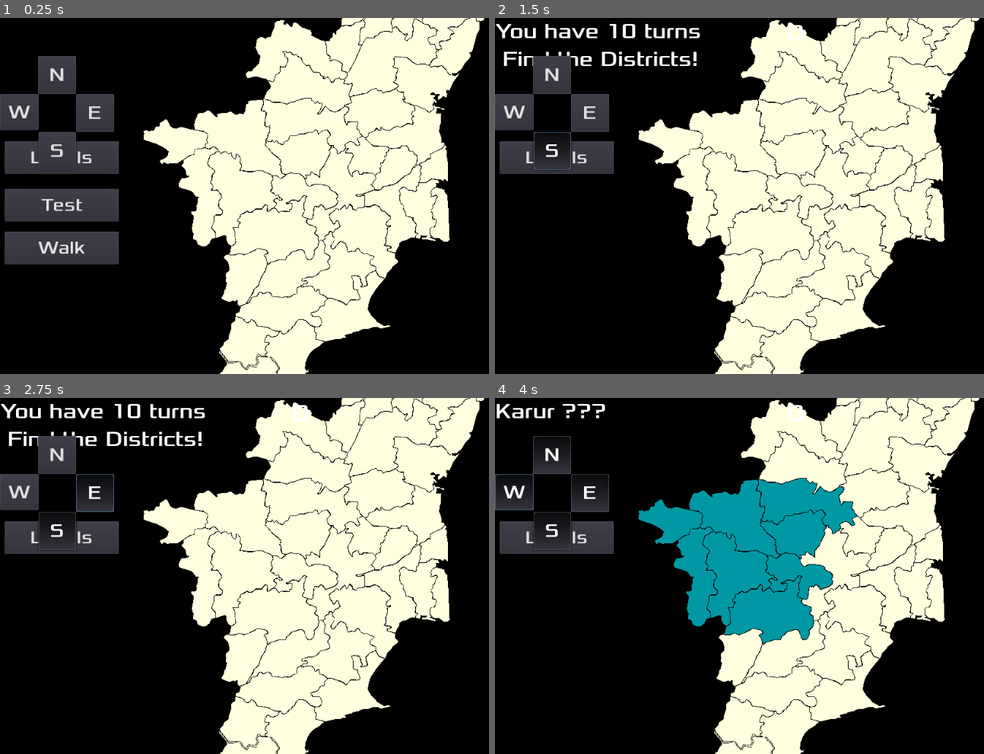
Above: before the commit, frames 1-4 (two rows, left to right).
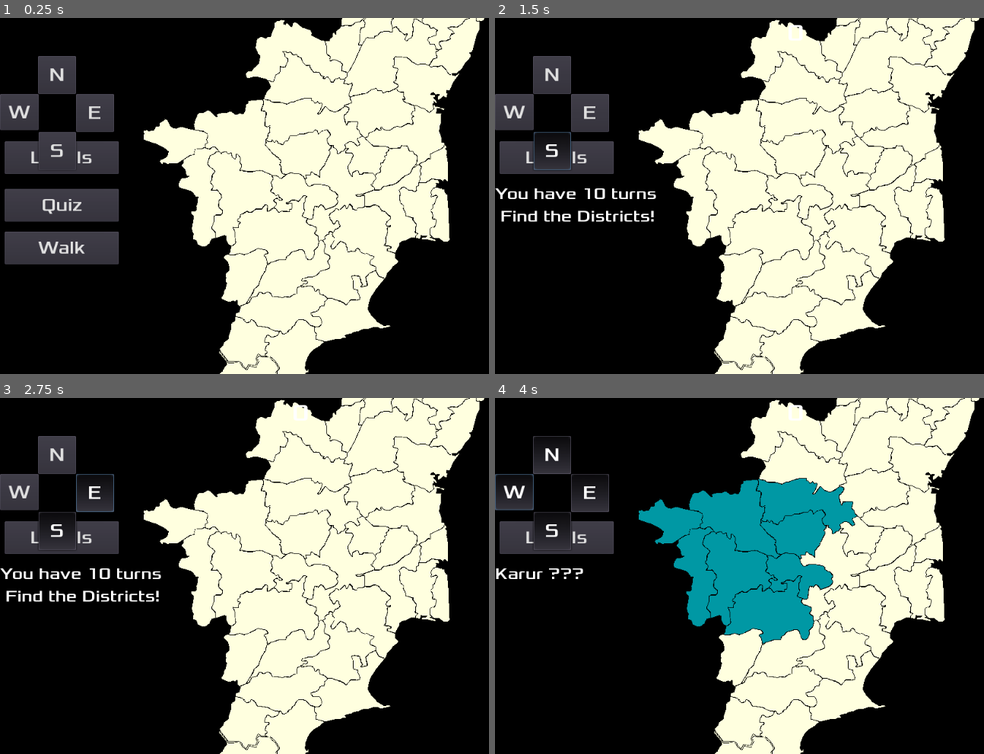
Above: after the commit, the same moments.

Repository: sharun-s/godot-tn
Game: Godot game, scene res://Node2D.tscn
The game is run twice, just before and just after one commit, with the same random seed, the same clock (stepped at 60 frames per second) and the same inputs.
Inputs:
- Up to frame 1 (0.25 s): no input
- Up to frame 2 (1.5 s): click "Test" (after the commit: "Quiz") at 0.5 s; click "Labels" at 1.25 s
- Up to frame 3 (2.75 s): click "E" at 2 s
- Up to frame 4 (4 s): click "N" at 2.75 s; click "W" at 3.5 s

The runs differ from the first frame. In frame 1, 0.2% of the frame differs, in the area x 8-17%, y 50-56%; in frame 2, 2.1%, in the area x 0-42%, y 1-58%; in frame 3, 2.1%; in frame 4, 0.6%.

Commit message:
District on select label location now tied to input press position HUD/Message anchored center left was overlapping with score reset function added to reinit gui state

Diff:
--- a/Node2D.tscn
+++ b/Node2D.tscn
@@ -9,7 +9,7 @@
 font_data = ExtResource( 3 )
 
 [sub_resource type="DynamicFont" id=2]
-size = 36
+size = 28
 font_data = ExtResource( 3 )
 
 [sub_resource type="DynamicFont" id=3]
@@ -49,6 +49,10 @@
 }
 
 [node name="Message" type="Label" parent="HUD"]
+anchor_top = 0.5
+anchor_bottom = 0.5
+margin_top = -22.0
+margin_bottom = 22.0
 custom_fonts/font = SubResource( 2 )
 __meta__ = {
 "_edit_use_anchors_": false
@@ -62,7 +66,7 @@
 margin_right = 200.0
 margin_bottom = 43.0
 custom_fonts/font = SubResource( 3 )
-text = "Test"
+text = "Quiz"
 __meta__ = {
 "_edit_use_anchors_": false
 }
--- a/TN.gd
+++ b/TN.gd
@@ -54,10 +54,12 @@
 var deselect_color:=Color.lightyellow#Color("eeffcc88")
 var selected_color_right:=Color.lightgreen
 var selected_color_wrong:=Color.lightcoral
+var district_label_text_color:=Color('f6b016')
 var border_color
 var border_width
 var tw:=Tween.new()
 var walkpath:=Line2D.new()
+
 
 var compass_colors={North=Color.orange,
 South=Color.violet,
@@ -135,9 +137,9 @@
 
 func on_district_select(_viewport, event, _idx, district):
 	if event is InputEventMouseButton and event.pressed:
-		select(district)
-
-func select(district):
+		select(district, event)
+
+func select(district, event):
 	if game_in_progress:
 		if district == challenge:
 			score+=1
@@ -155,7 +157,7 @@
 			attempts+=1
 			$HUD/Score.text=str(score)+' / '+str(turns)
 			get_node(district).get_child(0).color=selected_color_wrong
-			$HUD/Message.text='That was '+district
+			$HUD/Message.text=challenge+"??? Try Again!\nThat was "+district
 		if attempts==turns:
 			timed_msg('Not bad! \nYou scored '+str(score)+' / '+str(turns),3)
 			yield($Timer, "timeout")
@@ -178,7 +180,7 @@
 		$HUD/Label.text=district
 		var sd:Area2D=get_node(selected_district)
 		var gpos=sd.position
-		$HUD/Label.rect_global_position =Vector2(330,0)+ gpos/($Camera2D.zoom)
+		$HUD/Label.rect_global_position=event.position
 		var poly=sd.get_child(0)
 		poly.color=selected_color
 		#selected_district_border_pts=PoolVector2Array(poly.polygon)
@@ -227,16 +229,7 @@
 	draw_line(poly[cnt-1]+center_at, poly[0]+center_at, border_color, border_width )
 
 func _on_Button_pressed():
-	$HUD/Button.hide()
-	$HUD/Learn.hide()
-	start_game()
-
-func start_game():
-	score=0
-	attempts=0
-	if selected_district!='':
-		deselect()
-		$HUD/Label.text=''
+	reset()
 	game_in_progress=true
 	$HUD/Score.text=str(score)
 	timed_msg("You have 10 turns\n Find the Districts!",3)
@@ -264,7 +257,7 @@
 func process(_delta):
 	walkpath.show()
 
-func _on_Learn_pressed():
+func reset():
 	score=0
 	attempts=0
 	$HUD/Button.hide()
@@ -272,17 +265,17 @@
 	if selected_district!='':
 		deselect()
 		$HUD/Label.text=''
+		get_tree().set_group("dlabels","visible",false)
+
+
+func _on_Learn_pressed():
+	reset()
 	var current='Chennai'
 	var visited=[current]
 	while len(visited) < len(d):
 		var i:Area2D=get_node(current)
 		var gpos=i.position
 		walkpath.add_point(gpos)
-		#print(gpos, $Camera2D.position, $HUD/Label.rect_global_position,' ', $HUD/Label.get_viewport_rect())
-		#print(gpos,$Camera2D.position, $Camera2D.global_position)
-		#$Camera2D.position=gpos
-		#$HUD/Label.text=current
-		#$HUD/Label.rect_global_position=Vector2(330,0)+(gpos/$Camera2D.zoom)#.set_position(gpos)
 		$Camera2D/Tween.interpolate_property($Camera2D,"position",$Camera2D.position,gpos,1)
 		$Camera2D/Tween.start()
 		$HUD/Label.text=current
@@ -297,7 +290,7 @@
 				current=n.name
 				visited.append(n.name)
 				break
-		timed_msg(i.name+' -> '+current+' '+str(len(visited))+' '+str(len(d)),1 )
+		timed_msg('Districts visited\n'+str(len(visited))+' out of '+str(len(d)),1 )
 		yield($Timer, "timeout")
 		if(i.name == current):
 			current=visited[-2]
@@ -321,7 +314,7 @@
 func add_label(district, x, y, w, h):
 	var l:Label=Label.new()
 	l.set("custom_fonts/font",df)
-	l.set("custom_colors/font_color", 'f6b016')
+	l.set("custom_colors/font_color", district_label_text_color)
 	l.set("custom_colors/font_color_shadow", Color.black)
 	l.set("custom_constants/shadow_offset_x",3)
 	l.set("custom_constants/shadow_offset_y",3)
@@ -336,8 +329,11 @@
 func _on_Labels_toggled(button_pressed):
 	if button_pressed:
 		get_tree().set_group("dlabels","visible",true)
+		#$HUD/Labels["custom_styles/normal"].bg_color = Color("#bada55")
+		$HUD/Labels["modulate"]=district_label_text_color
 	else:
 		get_tree().set_group("dlabels","visible",false)
+		$HUD/Labels["modulate"]=Color(1.0, 1.0, 1.0)
 
 func _on_TN_ready():
 	$Timer.start(1)
